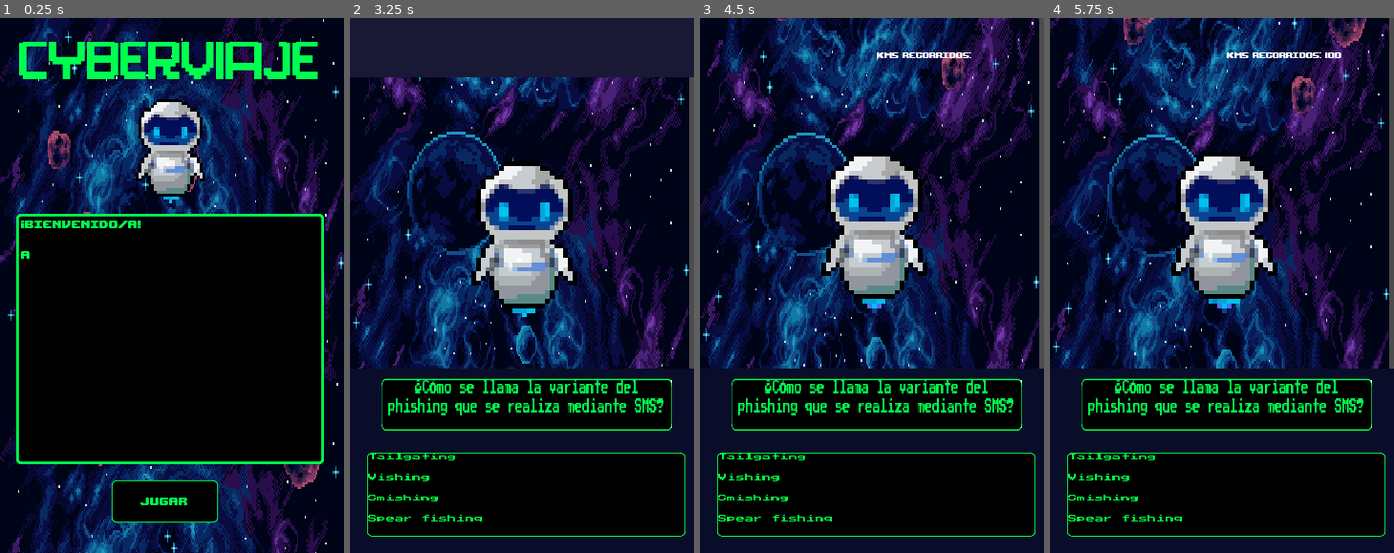
Above: before the commit, frames 1-4 (left to right).
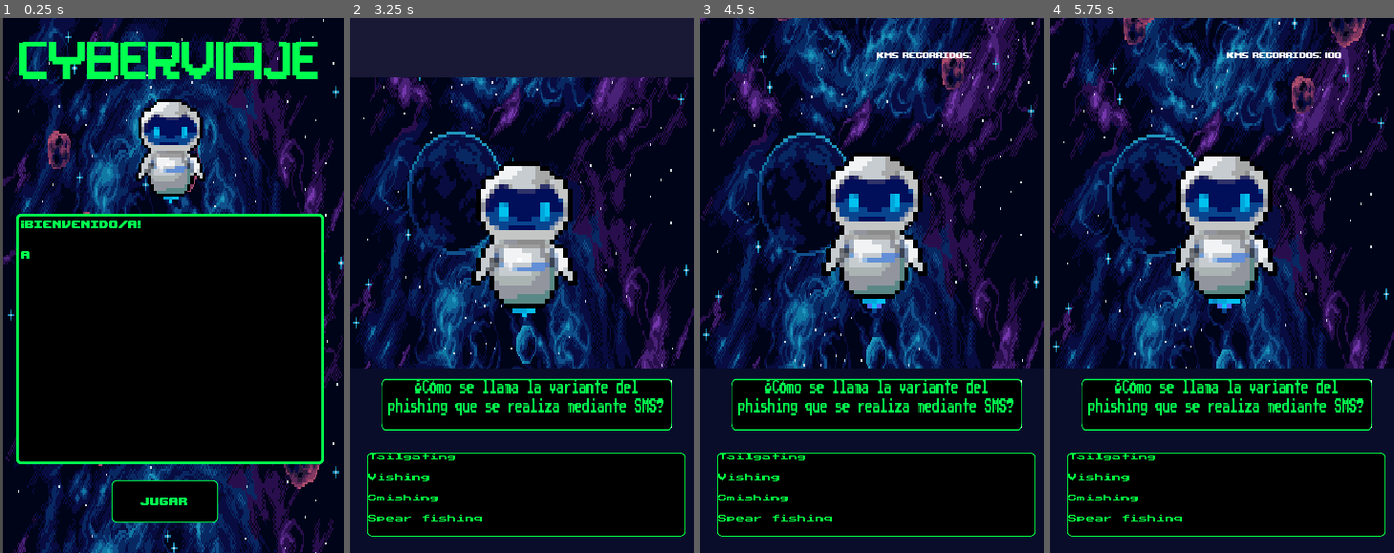
Above: after the commit, the same moments.

Repository: nicolasRuarte/masterclass-plan-b
Game: Godot game, scene res://Escenas/Inicio.tscn
Same seed, same stepped clock (60 frames per second), same inputs: the game is played once before the commit and once after it.
Inputs:
- Up to frame 1 (0.25 s): no input
- Up to frame 2 (3.25 s): click "Jugar" at 0.5 s; click "Jugar" at 1.25 s; click "Jugar" at 2 s; tap Enter at 2.75 s; tap 1 (1) at 2.85 s; tap 2 (2) at 3.05 s
- Up to frame 3 (4.5 s): tap 2 (2) at 3.6 s; tap 4 (4) at 3.8, 4.35 s
- Up to frame 4 (5.75 s): tap 5 (5) at 4.55, 5.1 s; tap 7 (7) at 5.3 s

The runs differ from the first frame. In frame 1, 21% of the frame differs, in the area x 0-100%, y 0-100%; in frame 2, 19%; in frame 3, 25%, in the area x 0-100%, y 0-66%; in frame 4, 25%.

Commit message:
Moviendo el escenario

Diff:
--- a/Escenas/ParallaxEspacio.tscn
+++ b/Escenas/ParallaxEspacio.tscn
@@ -16,7 +16,7 @@
 motion_mirroring = Vector2( 0, 398 )
 
 [node name="Sprite" type="Sprite" parent="ParallaxBackground/Fondo"]
-position = Vector2( 178.5, 198 )
+position = Vector2( 184.5, 198 )
 scale = Vector2( 1.33456, 2.4875 )
 texture = ExtResource( 1 )
 
